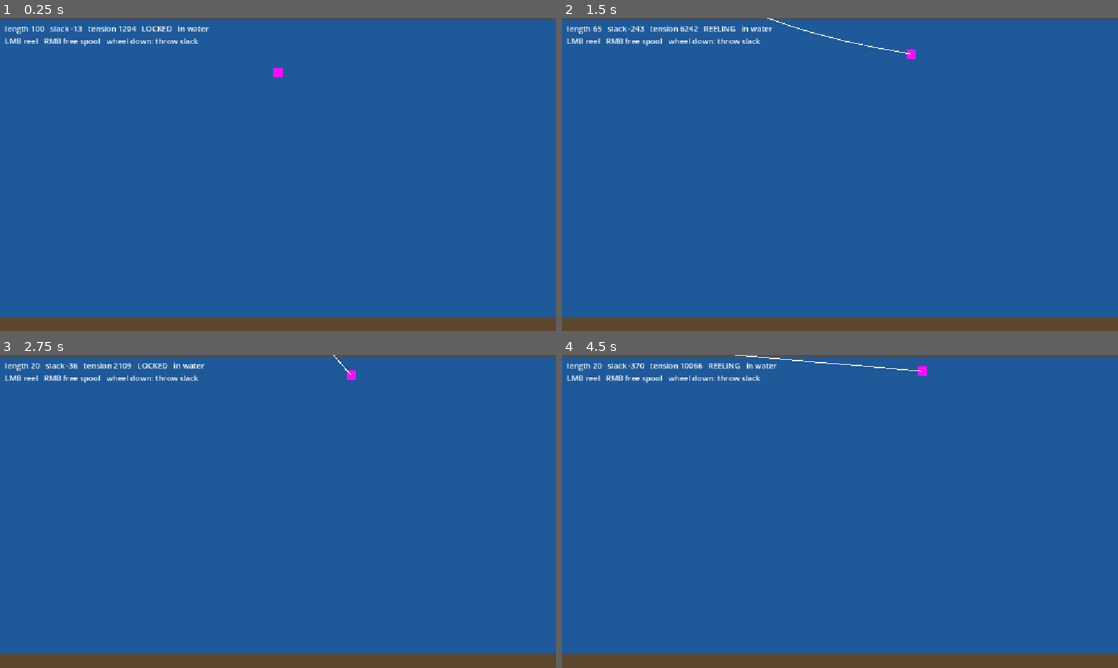
Above: before the commit, frames 1-4 (two rows, left to right).
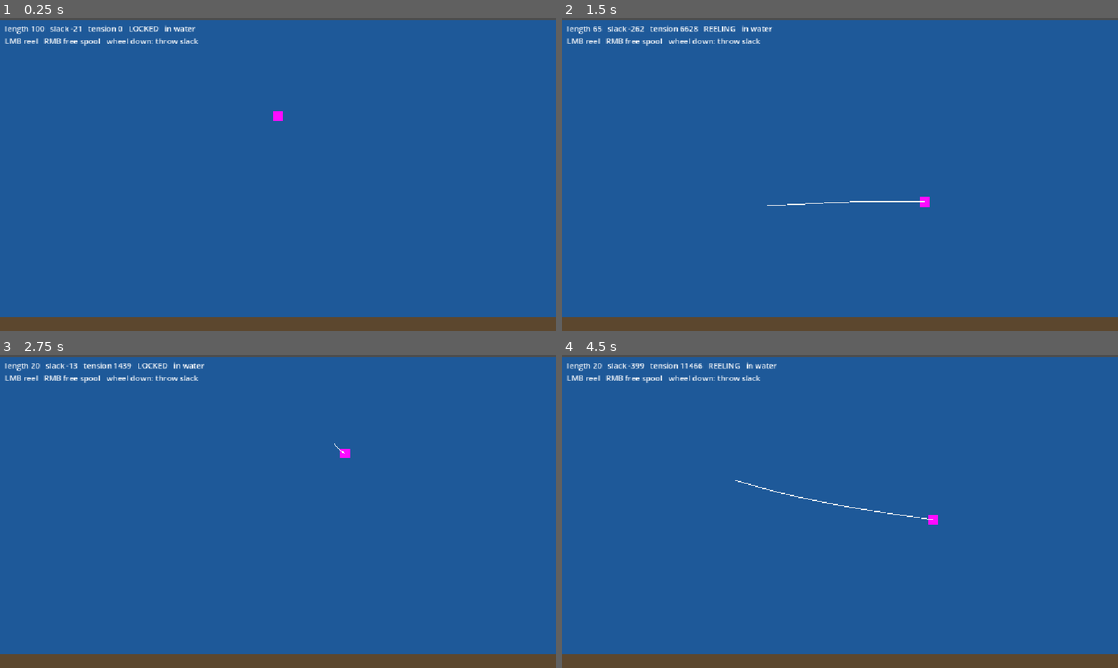
Above: after the commit, the same moments.

Repository: BryantSteed/Found-Fishin
Game: Godot game, scene res://water/water.tscn
Same seed, same stepped clock (60 frames per second), same inputs: the game is played once before the commit and once after it.
Inputs (mouse positions are in pixels of both pictures, inside the frame that each line leads up to):
- Up to frame 1 (0.25 s): no input
- Up to frame 2 (1.5 s): tap Enter at 0.5 s; move the mouse to (962, 158) at 0.52 s; click (962, 158) at 0.67 s; drag from (728, 190) to (812, 237) at 1.27 s
- Up to frame 3 (2.75 s): move the mouse to (333, 442) at 2.02 s; click (333, 442) at 2.17 s
- Up to frame 4 (4.5 s): drag from (812, 574) to (673, 464) at 2.77 s; move the mouse to (1006, 558) at 3.52 s; click (1006, 558) at 3.67 s; drag from (673, 464) to (840, 511) at 4.27 s

The runs differ from the first frame. In frame 1, 0.3% of the frame differs, in the area x 13-51%, y 2-33%; in frame 2, 0.3%; in frame 3, 0.2%; in frame 4, 0.4%, in the area x 13-68%, y 0-55%.

Commit message:
made the mouse the hook anchor

Diff:
--- a/water/water.gd
+++ b/water/water.gd
@@ -14,7 +14,7 @@
 func _physics_process(delta: float) -> void:
 	# Lateral only: the anchor slides along anchor_y, smoothed so mouse flicks don't teleport it
 	var anchor_x := lerpf(hook.anchor.x, get_global_mouse_position().x, 1.0 - exp(-follow_speed * delta))
-	hook.anchor = Vector2(anchor_x, anchor_y)
+	hook.anchor = Vector2(anchor_x, get_global_mouse_position().y)
 
 	if Input.is_mouse_button_pressed(MOUSE_BUTTON_RIGHT):
 		hook.spool = Hook.Spool.FREE
